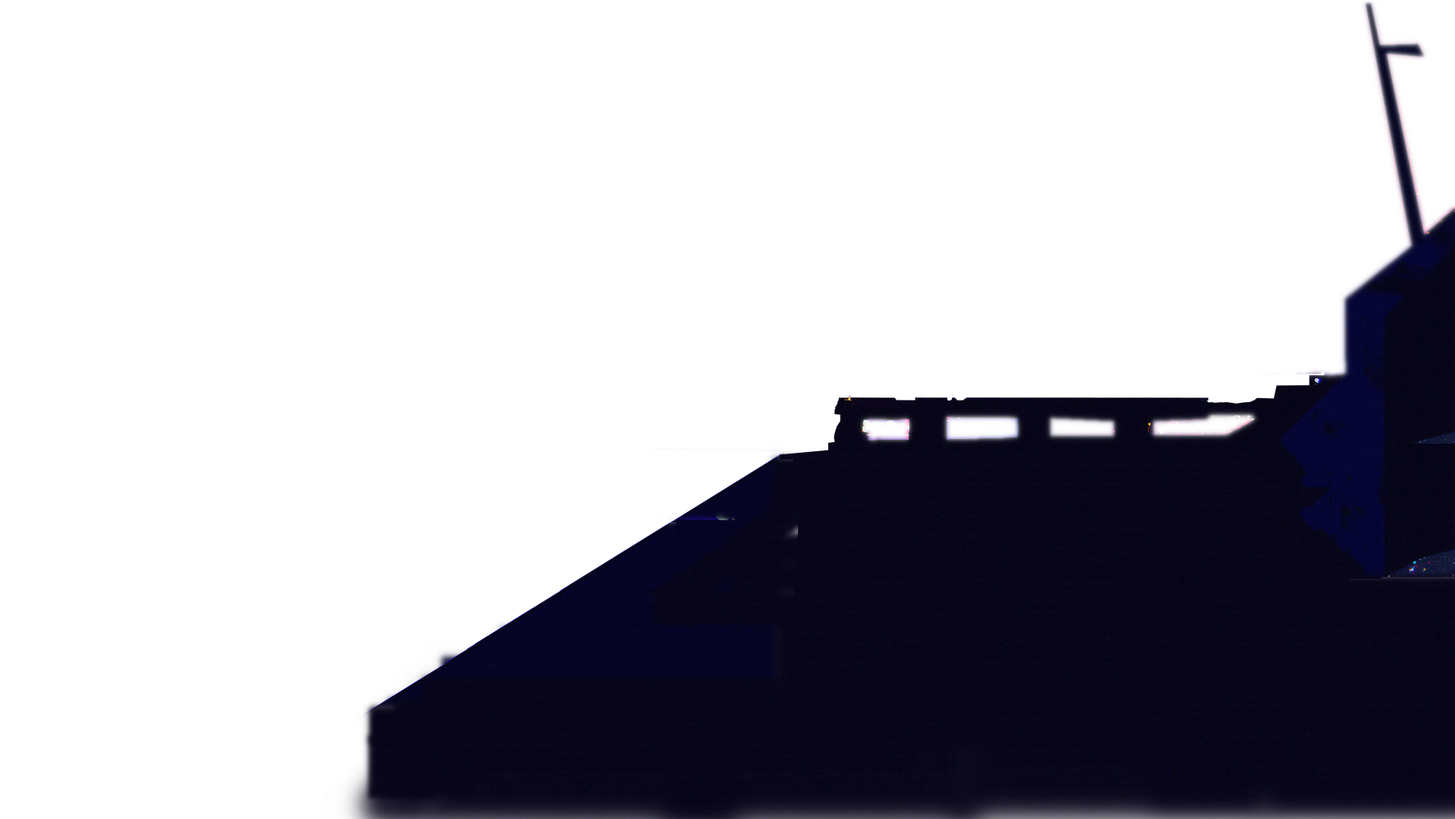
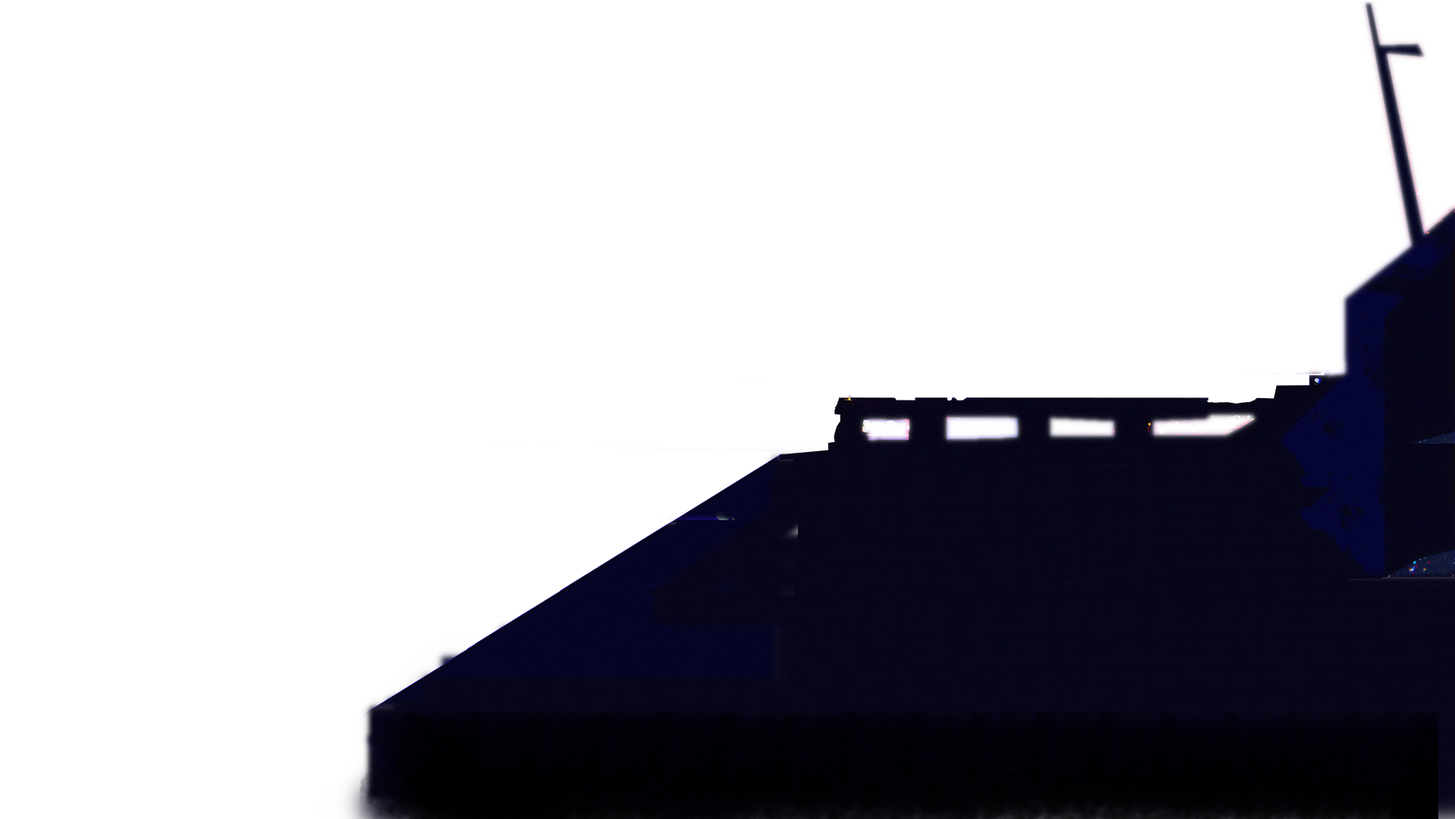
Comparing the layer stacks of the two w=1455, h=819 images. Changes:
painted on "Fondo" over (360, 712, 1439, 819)
